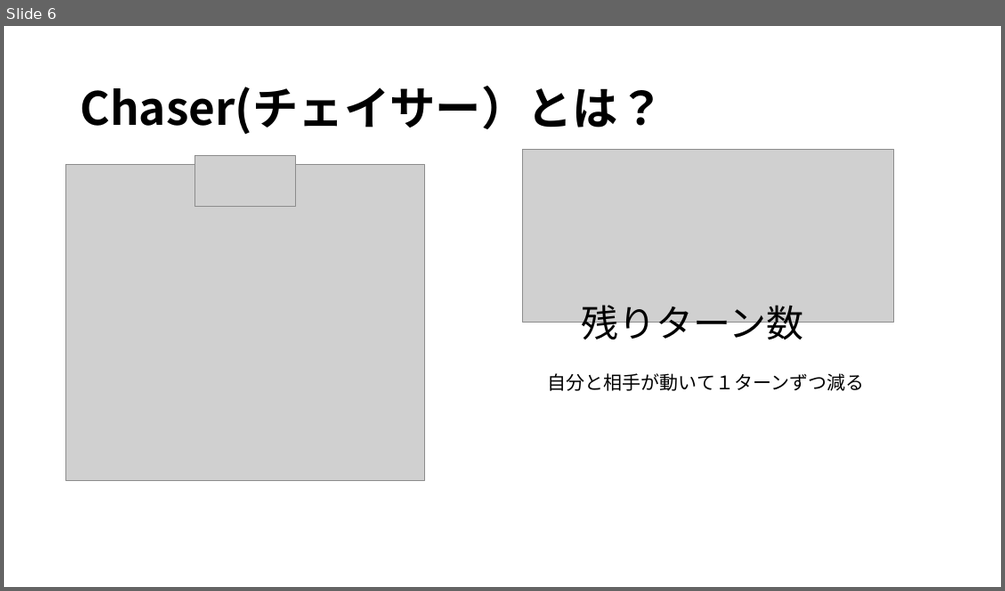
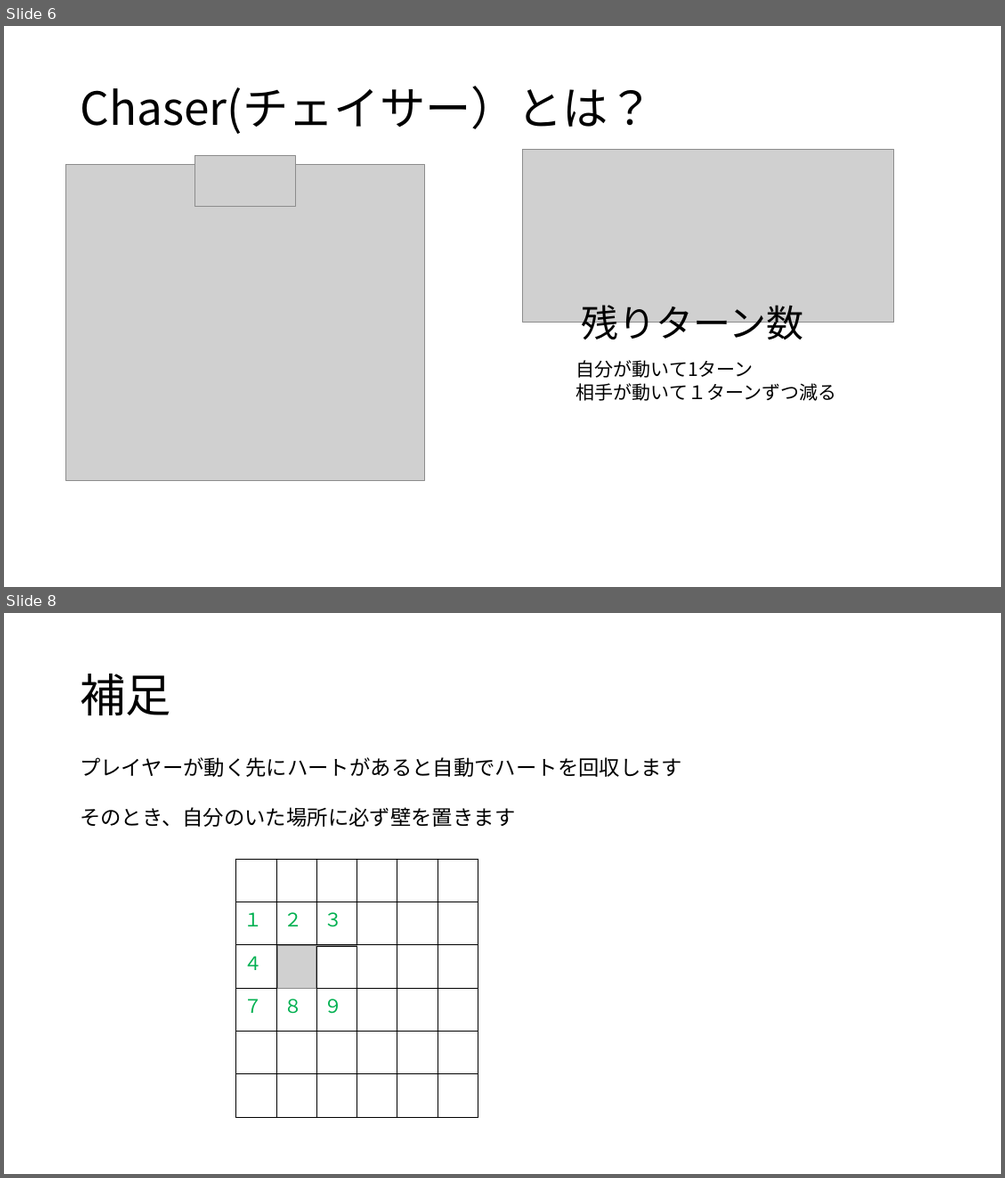
Before and after one commit to noko1024/ChaserDoc, a slide deck: New_U-16.pptx. Shown one above the other, each under a label of ours: slide 6 before the commit, slides 6 and 8 after it; the slides between them are not shown. The pictures are 1005x591 and 1005x1178 pixels, drawn with LibreOffice and Linux fonts; fonts in the diff are those of the drawing; grey boxes stand for pictures. Boxes give left, top, right and bottom in pixels: in the first picture for what was removed or moved away, otherwise in the second. Text is boxed around its words. In the diff, an @@ line names an element or a change of style, - is before the commit and + after.

```diff
--- a/New_U-16.pptx
+++ b/New_U-16.pptx
@@ slide 8 added at (4, 613, 1001, 1174), background #FFFFFF @@
@@ title added at (80, 674, 171, 715), 44 pt, text #000000 @@
+補足
@@ text added at (80, 757, 682, 827), 20 pt, text #000000 @@
+プレイヤーが動く先にハートがあると自動でハートを回収します
+そのとき、自分のいた場所に必ず壁を置きます
@@ table added at (235, 859, 478, 1117), 6 rows, 6 columns @@
+ |  |  |  |  | 
+ |  |  |  |  | 
+ |  |  |  |  | 
+ |  |  |  |  | 
+ |  |  |  |  | 
+ |  |  |  |  | 
@@ table added at (235, 859, 478, 1117), 6 rows, 6 columns @@
+ |  |  |  |  | 
+１ | ２ | ３ |  |  | 
+４ |  | ６ |  |  | 
+７ | ８ | ９ |  |  | 
+ |  |  |  |  | 
+ |  |  |  |  | 
@@ picture added at (278, 946, 316, 988) @@
@@ picture added at (316, 946, 357, 988) @@
@@ table added at (316, 947, 357, 988), 1 rows, 1 columns @@
+
@@ slide 6 changed as well @@
@@ text "Chaser(チェイサー）とは？" at (80, 86, 654, 134): bold off @@
@@ text at (576, 360, 836, 401): text changed @@
-自分と相手が動いて１ターンずつ減る
+自分が動いて1ターン
+相手が動いて１ターンずつ減る
```
Also in this commit, not shown: 13 other slides changed, 1 other slide added, 6 slides removed.
